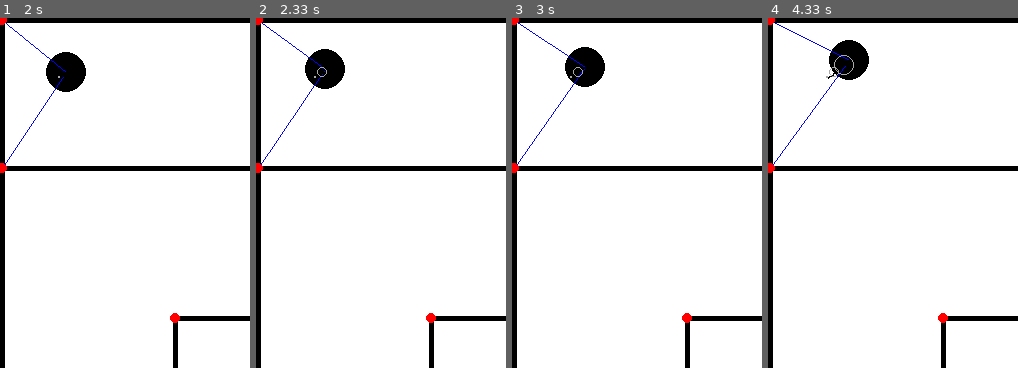
Above: before the commit, frames 1-4 (left to right).
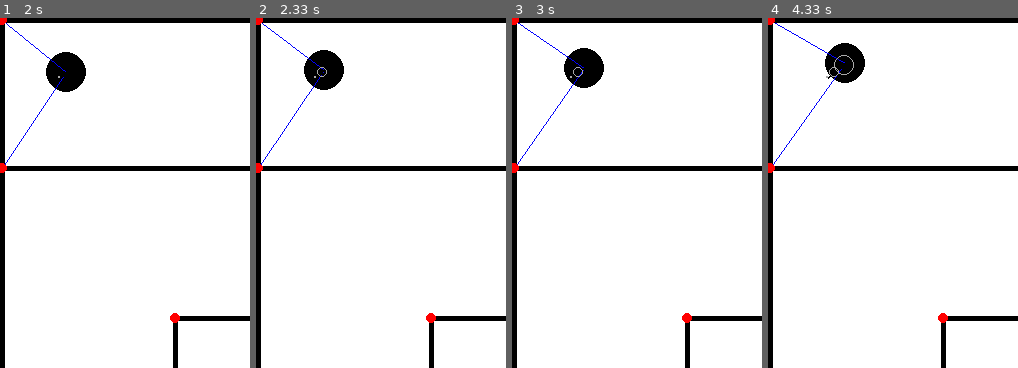
Above: after the commit, the same moments.

Repository: lukassanting/ARS_PSO_Assignment
Game: pygame game, started from Assignment_5/main.py
Two runs of this game, one before a commit and one after it. Both use one fixed random seed, a clock stepped at 60 frames per second and the inputs below.
Inputs:
- Up to frame 1 (2 s): tap X at 0.33 s; hold D 0.67-1.13 s; hold W 1.17-1.63 s; hold D from 1.67 s (still down)
- Up to frame 2 (2.33 s): release D at 2.13 s; hold A from 2.17 s (still down)
- Up to frame 3 (3 s): release A at 2.7 s; hold S from 2.73 s (still down)
- Up to frame 4 (4.33 s): release S at 3.03 s; hold W 3.5-3.87 s; hold D from 3.9 s (still down)
The pictures show only the part of the screen within x 0-50%, y 0-50%; the shares and areas given below are measured in that part.

Frame 1 is identical in both runs. In frame 2, 0.3% of the frame differs, in the area x 3-36%, y 1-39%; in frame 3, 0.3%; in frame 4, 0.7%, in the area x 3-41%, y 1-41%.

Commit message:
made it easier to adjust where noise should be added

Diff:
--- a/Assignment_5/main.py
+++ b/Assignment_5/main.py
@@ -15,6 +15,10 @@
 white = (255, 255, 255)
 black = (0,0,0)
 pygame_display.fill(white)
+
+noisy_velocity = True
+noisy_angles = True
+noisy_sensors = True
 
 # CREATE WALLS - PURELY VISUAL, NO OTHER PURPOSE
 wall_thickness = 5
@@ -54,7 +58,10 @@
               FPS=FPS,
               current_time=0)
 
-def simulation(display, bot: Robot, walls, beacons: List[Beacon], FPS=50, verbose=False):
+def simulation(display, bot: Robot, walls, beacons: List[Beacon], FPS=50,
+                add_noise_to_velocity=False,
+                add_noise_to_angle=False,
+                add_noise_to_sensors=False, verbose=False):
     i = 0
     while True:
         key = None
@@ -82,7 +89,11 @@
         if len(active_beacons) >= 3:
             if verbose: print(f'At least 3 active beams found. Performing trilateration...')
             beam_robot_dist = trilateration(bot._pos, active_beacons[:3])
-            trilateral_pos_for_kalman = np.concatenate((np.asarray(beam_robot_dist), bot._pos[2]), axis=None)+np.random.normal()
+
+            if add_noise_to_sensors:
+                trilateral_pos_for_kalman = np.concatenate((np.asarray(beam_robot_dist), bot._pos[2]), axis=None)+np.random.normal()
+            else:
+                trilateral_pos_for_kalman = np.concatenate((np.asarray(beam_robot_dist), bot._pos[2]), axis=None)
 
             bot.draw_track((0, 0, 255))
 
@@ -110,7 +121,10 @@
         i += 1
 
 # call the function simulation to keep the display running until we quit
-simulation(pygame_display, robot, walls, beacons, FPS)
+simulation(display=pygame_display, bot=robot, walls=walls, beacons=beacons, FPS=FPS,
+            add_noise_to_velocity=noisy_velocity,
+            add_noise_to_angle=noisy_angles,
+            add_noise_to_sensors=noisy_sensors)
 
 # End the pygame display
 pygame.quit()
--- a/Assignment_5/pygame_classes.py
+++ b/Assignment_5/pygame_classes.py
@@ -93,15 +93,15 @@
     # ---------------------------------------------------------------------------------
     # -------------------------- MOVEMENT FUNCTIONS -----------------------------------
     # ---------------------------------------------------------------------------------
-    def move(self, key, time_elapsed, verbose=False):
+    def move(self, key, time_elapsed, noisy_velocity=False, noisy_angle=False, verbose=False):
         self._change_in_theta = 0
         if key is not None:
-            if key == pygame.K_w: self.accelerate(verbose)
-            if key == pygame.K_s: self.decelerate(verbose)
-            if key == pygame.K_a: self.increase_angle(verbose)
-            if key == pygame.K_d: self.decrease_angle(verbose)
-            if key == pygame.K_x: self.stop(verbose)
-            if key == pygame.K_r: self.reset(verbose)
+            if key == pygame.K_w: self.accelerate(add_noise=noisy_velocity, verbose=verbose)
+            if key == pygame.K_s: self.decelerate(add_noise=noisy_velocity, verbose=verbose)
+            if key == pygame.K_a: self.increase_angle(add_noise=noisy_angle, verbose=verbose)
+            if key == pygame.K_d: self.decrease_angle(add_noise=noisy_angle, verbose=verbose)
+            if key == pygame.K_x: self.stop(verbose=verbose)
+            if key == pygame.K_r: self.reset(verbose=verbose)
 
         vel_forward = np.round((self._vel_right + self._vel_left) / 2, decimals=8)
         deriv_x = (vel_forward) * np.cos(self._pos[2])
@@ -111,34 +111,50 @@
         self._positions.append((self._pos[0], self._pos[1]))
         self._time += time_elapsed
 
-    def accelerate(self, verbose=False):
+    def accelerate(self, add_noise=False, verbose=False):
+        if add_noise:
+            self._vel_right = np.round(self._vel_right + self._acc + np.random.normal(), decimals=8)
+            self._vel_left = np.round(self._vel_left + self._acc + np.random.normal(), decimals=8)
+        else:
+            self._vel_right = np.round(self._vel_right + self._acc, decimals=8)
+            self._vel_left = np.round(self._vel_left + self._acc, decimals=8)
+
         self._belief_vel = np.round(self._belief_vel + self._acc, decimals=8)
-        self._vel_right = np.round(self._vel_right + self._acc + np.random.normal(), decimals=8)
-        self._vel_left = np.round(self._vel_left + self._acc + np.random.normal(), decimals=8)
         self.update_rotate_rate()
         self.update_rotate_radius(verbose)
         if verbose:
             print(
                 f'Accelerating right: {self._vel_right}, Accelerating left: {self._vel_left}, rotation rate: {self._rot_rate}, rotation radius: {self._rot_radius}')
 
-    def decelerate(self, verbose=False):
+    def decelerate(self, add_noise=False, verbose=False):
+        if add_noise:
+            self._vel_right = np.round(self._vel_right - self._acc + np.random.normal(), decimals=8)
+            self._vel_left = np.round(self._vel_left - self._acc + np.random.normal(), decimals=8)
+        else:
+            self._vel_right = np.round(self._vel_right - self._acc, decimals=8)
+            self._vel_left = np.round(self._vel_left - self._acc, decimals=8)
+
         self._belief_vel = np.round(self._belief_vel - self._acc, decimals=8)
-        self._vel_right = np.round(self._vel_right - self._acc + np.random.normal(), decimals=8)
-        self._vel_left = np.round(self._vel_left - self._acc + np.random.normal(), decimals=8)
         self.update_rotate_rate()
         self.update_rotate_radius(verbose)
         if verbose:
             print(
                 f'Decelerating right: {self._vel_right}, Decelerating left: {self._vel_left}, rotation rate: {self._rot_rate}, rotation radius: {self._rot_radius}')
 
-    def increase_angle(self, verbose=False):
-        self._pos[2] += self._angular_acc
+    def increase_angle(self, add_noise=False, verbose=False):
+        if add_noise:
+            self._pos[2] += self._angular_acc+np.random.normal(scale=0.01)
+        else:
+            self._pos[2] += self._angular_acc
         self._change_in_theta += self._angular_acc
         if verbose:
             print(f'Increasing angular position: {self._pos[2]}')
 
-    def decrease_angle(self, verbose=False):
-        self._pos[2] -= self._angular_acc
+    def decrease_angle(self, add_noise=False, verbose=False):
+        if add_noise:
+            self._pos[2] -= self._angular_acc+np.random.normal(scale=0.01)
+        else:
+            self._pos[2] -= self._angular_acc
         self._change_in_theta -= self._angular_acc
         if verbose:
             print(f'Decreasing angular position: {self._pos[2]}')
